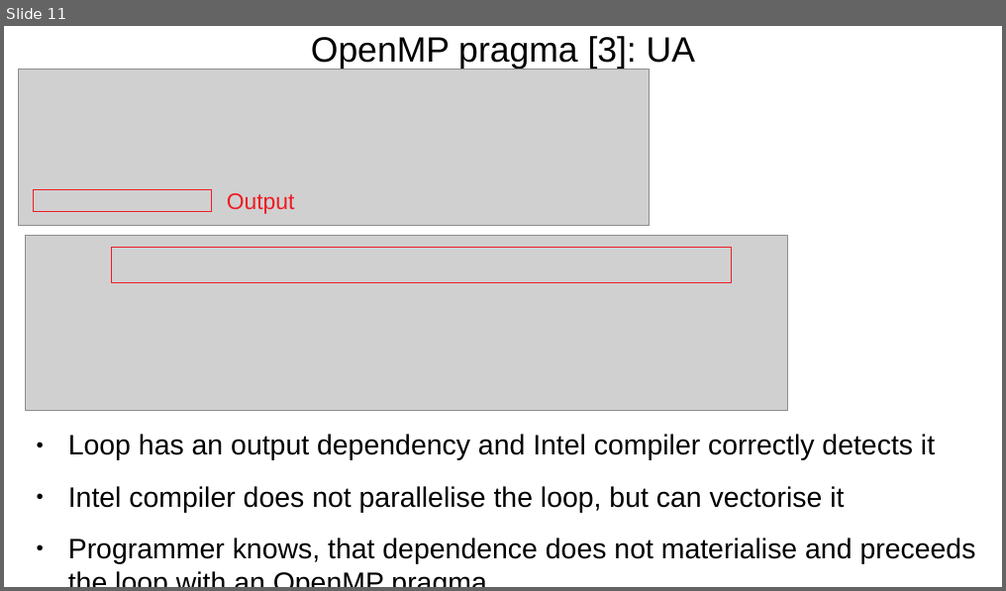
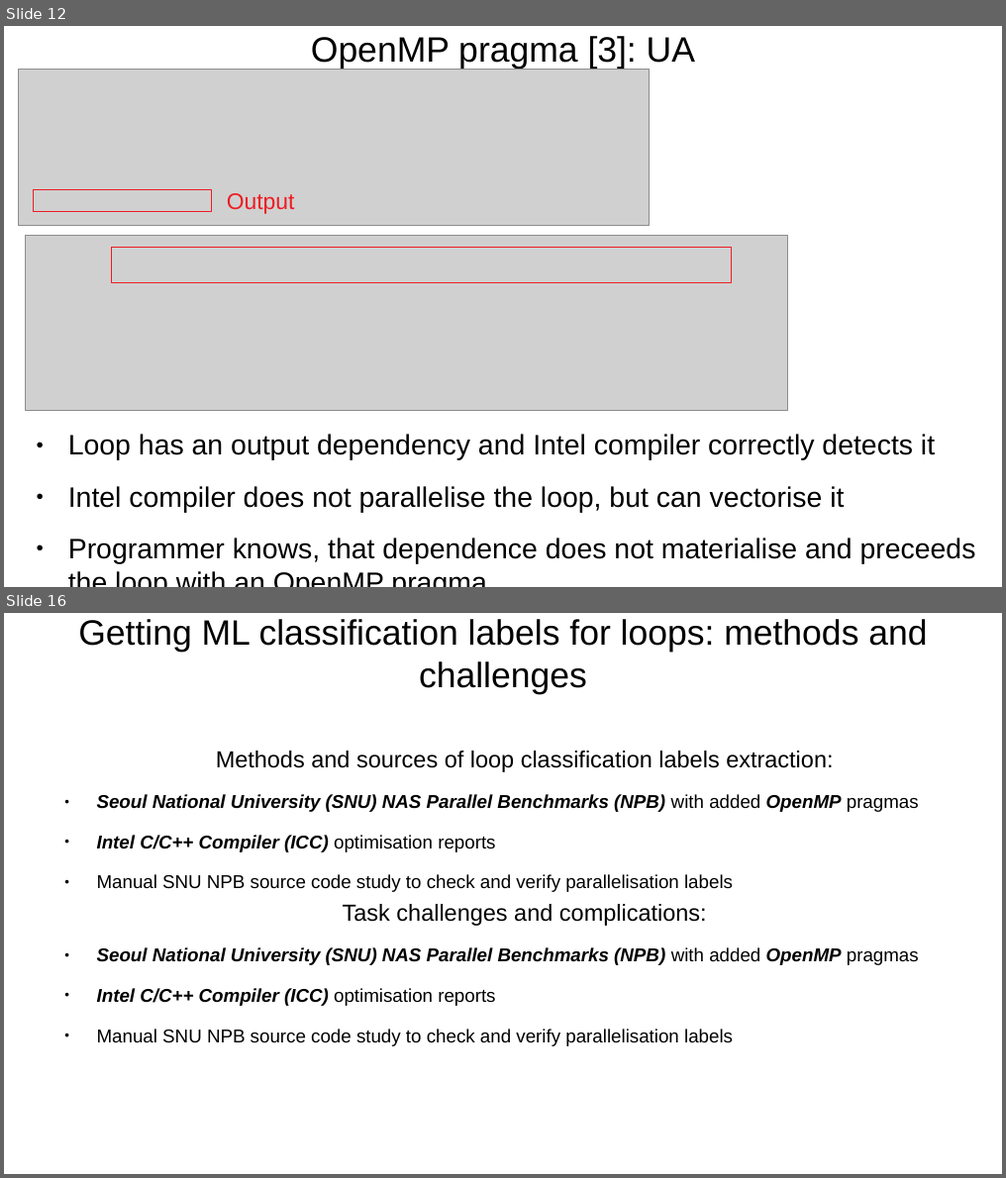
Before and after one commit to harel-coffee/PParMetrics-auto, a slide deck: PPar_lunch_talk/Learning_Loop_Parallelisability.odp. Shown one above the other, each under a label of ours: slide 11 before the commit, slides 12 and 16 after it; the slides between them are not shown. The pictures are 1006x591 and 1006x1178 pixels, drawn with LibreOffice and Linux fonts; fonts in the diff are those of the drawing; grey boxes stand for pictures. Boxes give left, top, right and bottom in pixels: in the first picture for what was removed or moved away, otherwise in the second. Text is boxed around its words. In the diff, an @@ line names an element or a change of style, - is before the commit and + after.

```diff
--- a/PPar_lunch_talk/Learning_Loop_Parallelisability.odp
+++ b/PPar_lunch_talk/Learning_Loop_Parallelisability.odp
@@ slide 16 added at [4,613,1002,1174], background #FFFFFF @@
@@ title added at [78,619,927,694], 28 pt, text #000000 @@
+Getting ML classification labels for loops: methods and challenges
@@ text added at [97,751,919,892], 14.8 pt, text #000000 @@
+Methods and sources of loop classification labels extraction:
+● Seoul National University (SNU) NAS Parallel Benchmarks (NPB) with added OpenMP pragmas
+● Intel C/C++ Compiler (ICC) optimisation reports
+● Manual SNU NPB source code study to check and verify parallelisation labels
@@ text added at [97,904,919,1047], 14.8 pt, text #000000 @@
+Task challenges and complications:
+● Seoul National University (SNU) NAS Parallel Benchmarks (NPB) with added OpenMP pragmas
+● Intel C/C++ Compiler (ICC) optimisation reports
+● Manual SNU NPB source code study to check and verify parallelisation labels
@@ what was slide 11 is now slide 12 @@
```
Also in this commit, not shown: 1 slide changed, 4 other slides added, 6 other files.
